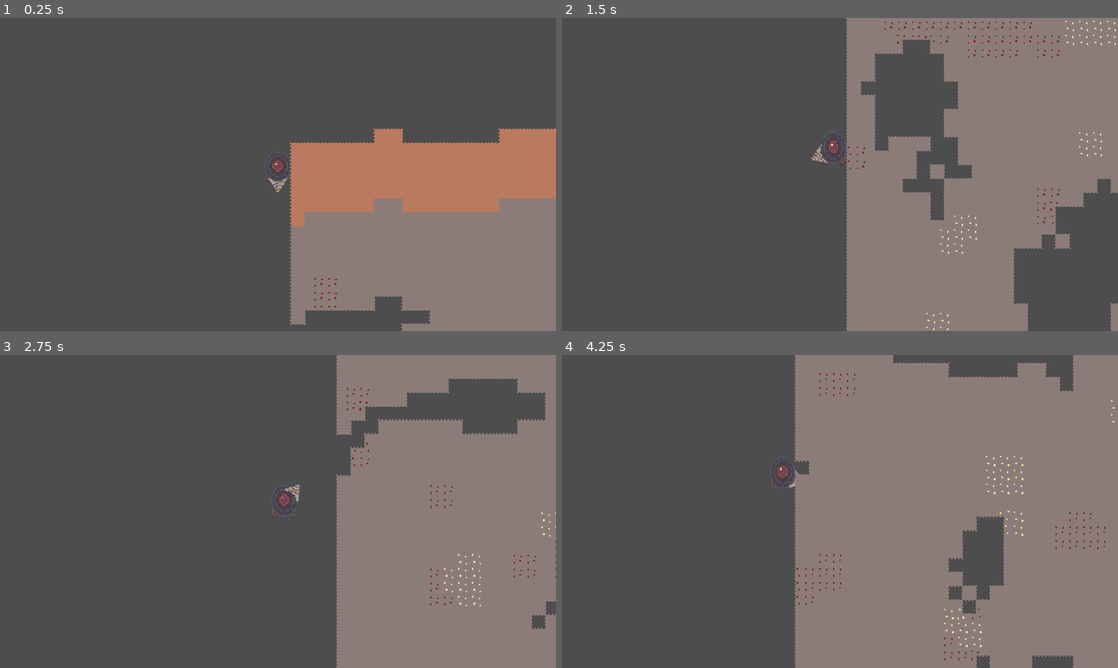
Above: before the commit, frames 1-4 (two rows, left to right).
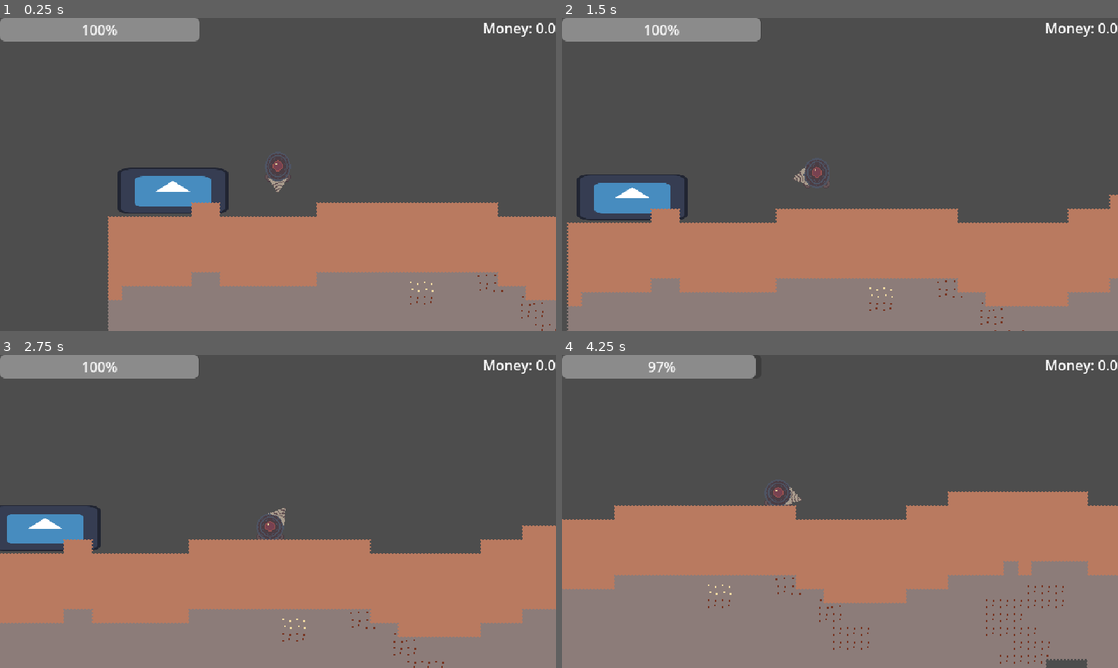
Above: after the commit, the same moments.

Repository: ahcinNejc/gwj-99
Game: Godot game, scene res://testing/world.tscn
The game is run twice, just before and just after one commit, with the same random seed, the same clock (stepped at 60 frames per second) and the same inputs. Before the commit the project starts from res://scenes/world.tscn. The engine's default icon, where the game draws it, is replaced by a stand-in: a white triangle on a blue panel in a dark square.
Inputs (mouse positions are in pixels of both pictures, inside the frame that each line leads up to):
- Up to frame 1 (0.25 s): no input
- Up to frame 2 (1.5 s): move the mouse to (962, 158) at 0.52 s; hold Right mouse button (Charge) 0.53-1.28 s; hold D (move_right) from 0.53 s (still down); tap Space (jump) at 0.77 s; move the mouse to (728, 190) at 1.27 s; click (728, 190) at 1.35 s
- Up to frame 3 (2.75 s): tap Space (jump) at 1.52 s; move the mouse to (333, 442) at 2.02 s; release D (move_right) at 2.03 s; hold A (move_left) from 2.03 s (still down); tap E (interact) at 2.1 s
- Up to frame 4 (4.25 s): move the mouse to (812, 574) at 2.77 s; release A (move_left) at 2.78 s; hold D (move_right) from 2.78 s (still down); right-click (812, 574) at 2.85 s; tap Space (jump) at 3.02, 3.77 s; move the mouse to (1006, 558) at 3.52 s; press the mouse at (1006, 558) at 3.53 s

The runs differ from the first frame. In frame 1, 39% of the frame differs, in the area x 0-100%, y 0-100%; in frame 2, 61%; in frame 3, 58%; in frame 4, 66%.

Commit message:
feat: HOLY MASSIVE PROJECT STRUCTURE OVERHAUL

Diff:
--- a/diging-game/Testing/TestLevel.tscn
+++ /dev/null
@@ -1,61 +0,0 @@
-[gd_scene format=3 uid="uid://cnfq1olgxprpv"]
-
-[ext_resource type="PackedScene" uid="uid://cb3oadbagsbvh" path="res://Scenes/player.tscn" id="1_wre0b"]
-[ext_resource type="Script" uid="uid://tvhquhkwjrsp" path="res://scripts/UI/energy_bar.gd" id="2_upd6l"]
-[ext_resource type="Script" uid="uid://dy13pe5ursemt" path="res://scripts/UI/ores_container.gd" id="3_rth07"]
-[ext_resource type="PackedScene" uid="uid://bip5srg2q6vbp" path="res://scenes/UI/OreInventoryIcon.tscn" id="4_rth07"]
-[ext_resource type="PackedScene" uid="uid://d0pq1hswftwuv" path="res://scenes/shop.tscn" id="5_gmwrx"]
-[ext_resource type="Script" uid="uid://c0thfc58ykevm" path="res://testing/money_label.gd" id="5_mvknn"]
-
-[sub_resource type="RectangleShape2D" id="RectangleShape2D_5r1x3"]
-size = Vector2(948, 282)
-
-[node name="TestLevel" type="Node2D" unique_id=1243193336]
-
-[node name="Shop" parent="." unique_id=1212234807 instance=ExtResource("5_gmwrx")]
-position = Vector2(-31, 199)
-
-[node name="Player" parent="." unique_id=1680850489 instance=ExtResource("1_wre0b")]
-position = Vector2(115, 165)
-
-[node name="StaticBody2D" type="StaticBody2D" parent="." unique_id=115250200]
-
-[node name="CollisionShape2D" type="CollisionShape2D" parent="StaticBody2D" unique_id=2038831169]
-position = Vector2(162, 375)
-shape = SubResource("RectangleShape2D_5r1x3")
-
-[node name="UI" type="CanvasLayer" parent="." unique_id=527021041]
-
-[node name="ProgressBar" type="ProgressBar" parent="UI" unique_id=24381859 node_paths=PackedStringArray("player")]
-offset_right = 230.0
-offset_bottom = 27.0
-script = ExtResource("2_upd6l")
-player = NodePath("../../Player")
-
-[node name="OresContainer" type="HBoxContainer" parent="UI" unique_id=1225154939]
-anchors_preset = 12
-anchor_top = 1.0
-anchor_right = 1.0
-anchor_bottom = 1.0
-grow_horizontal = 2
-grow_vertical = 0
-alignment = 1
-script = ExtResource("3_rth07")
-
-[node name="OreInventoryIcon" parent="UI/OresContainer" unique_id=89853600 instance=ExtResource("4_rth07")]
-visible = false
-layout_mode = 2
-
-[node name="OreInventoryIcon2" parent="UI/OresContainer" unique_id=1905810481 instance=ExtResource("4_rth07")]
-visible = false
-layout_mode = 2
-
-[node name="MoneyLabel" type="Label" parent="UI" unique_id=1046363460]
-anchors_preset = 1
-anchor_left = 1.0
-anchor_right = 1.0
-offset_left = -71.0
-offset_bottom = 23.0
-grow_horizontal = 0
-text = "Money: 0"
-script = ExtResource("5_mvknn")
--- a/diging-game/Testing/TestLevelWithBlock.tscn
+++ /dev/null
@@ -1,59 +0,0 @@
-[gd_scene format=3 uid="uid://c8ds0a2lrht57"]
-
-[ext_resource type="PackedScene" uid="uid://d0pq1hswftwuv" path="res://scenes/shop.tscn" id="1_j0r27"]
-[ext_resource type="Script" uid="uid://duorsni36t3oh" path="res://testing/test_level_with_block.gd" id="1_jeumc"]
-[ext_resource type="PackedScene" uid="uid://cb3oadbagsbvh" path="res://Scenes/player.tscn" id="2_txhx8"]
-[ext_resource type="Script" uid="uid://tvhquhkwjrsp" path="res://scripts/UI/energy_bar.gd" id="3_u0rmp"]
-[ext_resource type="Script" uid="uid://dy13pe5ursemt" path="res://scripts/UI/ores_container.gd" id="4_efxom"]
-[ext_resource type="PackedScene" uid="uid://bip5srg2q6vbp" path="res://scenes/UI/OreInventoryIcon.tscn" id="5_3cjsn"]
-[ext_resource type="Script" uid="uid://c0thfc58ykevm" path="res://testing/money_label.gd" id="6_s7kyf"]
-[ext_resource type="PackedScene" uid="uid://cjlqxo6sa6unl" path="res://scenes/world_grid/world_grid.tscn" id="7_txhx8"]
-
-[node name="TestLevel" type="Node2D" unique_id=1243193336]
-script = ExtResource("1_jeumc")
-
-[node name="Shop" parent="." unique_id=1212234807 instance=ExtResource("1_j0r27")]
-position = Vector2(129, -53)
-
-[node name="Player" parent="." unique_id=1680850489 instance=ExtResource("2_txhx8")]
-position = Vector2(320, -179)
-
-[node name="Camera2D2" type="Camera2D" parent="Player" unique_id=56938559]
-
-[node name="UI" type="CanvasLayer" parent="." unique_id=527021041]
-
-[node name="ProgressBar" type="ProgressBar" parent="UI" unique_id=24381859 node_paths=PackedStringArray("player")]
-offset_right = 230.0
-offset_bottom = 27.0
-script = ExtResource("3_u0rmp")
-player = NodePath("../../Player")
-
-[node name="OresContainer" type="HBoxContainer" parent="UI" unique_id=1225154939]
-anchors_preset = 12
-anchor_top = 1.0
-anchor_right = 1.0
-anchor_bottom = 1.0
-grow_horizontal = 2
-grow_vertical = 0
-alignment = 1
-script = ExtResource("4_efxom")
-
-[node name="OreInventoryIcon" parent="UI/OresContainer" unique_id=89853600 instance=ExtResource("5_3cjsn")]
-visible = false
-layout_mode = 2
-
-[node name="OreInventoryIcon2" parent="UI/OresContainer" unique_id=1905810481 instance=ExtResource("5_3cjsn")]
-visible = false
-layout_mode = 2
-
-[node name="MoneyLabel" type="Label" parent="UI" unique_id=1046363460]
-anchors_preset = 1
-anchor_left = 1.0
-anchor_right = 1.0
-offset_left = -71.0
-offset_bottom = 23.0
-grow_horizontal = 0
-text = "Money: 0"
-script = ExtResource("6_s7kyf")
-
-[node name="WorldGrid" parent="." unique_id=1165291489 groups=["Blocks"] instance=ExtResource("7_txhx8")]
--- /dev/null
+++ b/diging-game/scenes/UI/ui.tscn
@@ -0,0 +1,44 @@
+[gd_scene format=3 uid="uid://b3dkc7lk0x7ne"]
+
+[ext_resource type="Script" uid="uid://tvhquhkwjrsp" path="res://scripts/UI/energy_bar.gd" id="1_2246s"]
+[ext_resource type="Script" uid="uid://bwxl5av6v00wa" path="res://scripts/UI/ui.gd" id="1_q7pk6"]
+[ext_resource type="Script" uid="uid://dy13pe5ursemt" path="res://scripts/UI/ores_container.gd" id="2_q7pk6"]
+[ext_resource type="PackedScene" uid="uid://bip5srg2q6vbp" path="res://scenes/shop_inventory_UI/OreInventoryIcon.tscn" id="3_m78vo"]
+[ext_resource type="Script" uid="uid://c0thfc58ykevm" path="res://scripts/UI/money_label.gd" id="4_smcll"]
+
+[node name="UI" type="CanvasLayer" unique_id=1882404124]
+script = ExtResource("1_q7pk6")
+
+[node name="EnergyBar" type="ProgressBar" parent="." unique_id=1571655774]
+unique_name_in_owner = true
+offset_right = 230.0
+offset_bottom = 27.0
+script = ExtResource("1_2246s")
+
+[node name="OresContainer" type="HBoxContainer" parent="." unique_id=560417504]
+anchors_preset = 12
+anchor_top = 1.0
+anchor_right = 1.0
+anchor_bottom = 1.0
+grow_horizontal = 2
+grow_vertical = 0
+alignment = 1
+script = ExtResource("2_q7pk6")
+
+[node name="OreInventoryIcon" parent="OresContainer" unique_id=89853600 instance=ExtResource("3_m78vo")]
+visible = false
+layout_mode = 2
+
+[node name="OreInventoryIcon2" parent="OresContainer" unique_id=1722005230 instance=ExtResource("3_m78vo")]
+visible = false
+layout_mode = 2
+
+[node name="MoneyLabel" type="Label" parent="." unique_id=1457975982]
+anchors_preset = 1
+anchor_left = 1.0
+anchor_right = 1.0
+offset_left = -71.0
+offset_bottom = 23.0
+grow_horizontal = 0
+text = "Money: 0"
+script = ExtResource("4_smcll")
--- a/diging-game/Scripts/player.gd
+++ b/diging-game/scenes/player/player.gd
@@ -62,7 +62,7 @@
 ## How fast the stretch eases in and out as your vertical speed changes
 @export var stretch_smooth_speed: float = 18.0
 ## 0 = height changes only, 0.5 = roughly keeps the sprite's "volume" (wider when squashed)
-@export_range(0.0, 1.0) var width_compensation: float = 0.3
+@export_range(0.0, 1.0) var width_compensation: float = 0.5
 
 
 ## TODO: remove test stuff
@@ -114,7 +114,7 @@
 		# Also covers releasing the button, opening the shop, dying
 		stop_drilling()
 
-	update_squash_stretch(delta)
+	_update_squash_stretch(delta)
 
 
 func _physics_process(delta: float) -> void:
@@ -219,7 +219,31 @@
 	stretch_current = 0.0 # drop the fall stretch so the squash reads immediately
 
 
-func update_squash_stretch(delta: float) -> void:
+# Public API
+
+func take_damage(amount: float) -> void:
+	if is_dead:
+		return
+	current_health -= amount
+
+
+
+## Call this for knockback, explosions, etc. e.g. apply_knockback(Vector2(200, -150))
+func apply_knockback(impulse: Vector2) -> void:
+	external_velocity += impulse
+
+
+func on_shop_opened() -> void:
+	in_shop = true
+
+
+func on_shop_closed() -> void:
+	in_shop = false
+
+
+# Private Methods
+
+func _update_squash_stretch(delta: float) -> void:
 	if not sprite:
 		return
 	if not squash_stretch_enabled:
@@ -243,22 +267,3 @@
 	# Scale around the feet, not the sprite's center, so it doesn't float or sink into the ground
 	var bottom := sprite.get_rect().end.y * sprite_base_scale.y
 	sprite.position.y = sprite_base_position.y + bottom * (1.0 - scale_y)
-
-
-func take_damage(amount: float) -> void:
-	if is_dead:
-		return
-	current_health -= amount
-
-
-## Call this for knockback, explosions, etc. e.g. apply_knockback(Vector2(200, -150))
-func apply_knockback(impulse: Vector2) -> void:
-	external_velocity += impulse
-
-
-func on_shop_opened() -> void:
-	in_shop = true
-
-
-func on_shop_closed() -> void:
-	in_shop = false
--- a/diging-game/Scenes/player.tscn
+++ b/diging-game/scenes/player/player.tscn
@@ -1,10 +1,10 @@
 [gd_scene format=3 uid="uid://cb3oadbagsbvh"]
 
-[ext_resource type="Script" uid="uid://cuh61ss5udhwd" path="res://Scripts/player.gd" id="1_cvnsp"]
+[ext_resource type="Script" uid="uid://cuh61ss5udhwd" path="res://scenes/player/player.gd" id="1_cvnsp"]
 [ext_resource type="Texture2D" uid="uid://bcfcib3ulsw7s" path="res://assets/player/player.png" id="2_dqkch"]
-[ext_resource type="Script" uid="uid://c38dcru4f0dnp" path="res://Scripts/drill.gd" id="3_6t5aa"]
+[ext_resource type="Script" uid="uid://c38dcru4f0dnp" path="res://scenes/player/drill.gd" id="3_6t5aa"]
 [ext_resource type="Texture2D" uid="uid://85mlk3e68kf5" path="res://assets/player/drill.png" id="4_dqkch"]
-[ext_resource type="Script" uid="uid://d1ppp58nlflfl" path="res://Scenes/camera_2d.gd" id="5_fkybt"]
+[ext_resource type="Script" uid="uid://d1ppp58nlflfl" path="res://scenes/player/camera_2d.gd" id="5_fkybt"]
 
 [sub_resource type="CapsuleShape2D" id="CapsuleShape2D_ndpnn"]
 radius = 15.0
--- a/diging-game/scenes/shop.tscn
+++ b/diging-game/scenes/shop.tscn
@@ -2,7 +2,7 @@
 
 [ext_resource type="Script" uid="uid://hwp1uepkrq6o" path="res://scripts/shop.gd" id="1_xfvoa"]
 [ext_resource type="Texture2D" uid="uid://j47uyrg407p3" path="res://icon.svg" id="2_1l46r"]
-[ext_resource type="PackedScene" uid="uid://fn4x7swkwy0y" path="res://scenes/UI/ShopUI.tscn" id="3_1l46r"]
+[ext_resource type="PackedScene" uid="uid://fn4x7swkwy0y" path="res://scenes/shop_inventory_UI/ShopUI.tscn" id="3_1l46r"]
 
 [sub_resource type="RectangleShape2D" id="RectangleShape2D_ndpnn"]
 size = Vector2(130, 52)
--- a/diging-game/scenes/world.tscn
+++ /dev/null
@@ -1,14 +0,0 @@
-[gd_scene format=3 uid="uid://vt487ua5to1j"]
-
-[ext_resource type="Script" uid="uid://cw6jttmnkrd3e" path="res://scenes/world.gd" id="1_4wyf3"]
-[ext_resource type="PackedScene" uid="uid://cb3oadbagsbvh" path="res://Scenes/player.tscn" id="2_k0juu"]
-[ext_resource type="PackedScene" uid="uid://cjlqxo6sa6unl" path="res://scenes/world_grid/world_grid.tscn" id="3_71j4m"]
-
-[node name="World" type="Node2D" unique_id=919789753]
-script = ExtResource("1_4wyf3")
-
-[node name="Player" parent="." unique_id=1680850489 instance=ExtResource("2_k0juu")]
-unique_name_in_owner = true
-
-[node name="WorldGrid" parent="." unique_id=1165291489 instance=ExtResource("3_71j4m")]
-unique_name_in_owner = true
--- a/diging-game/scripts/UI/energy_bar.gd
+++ b/diging-game/scripts/UI/energy_bar.gd
@@ -1,15 +1,16 @@
+class_name EnergyBar
 extends ProgressBar
 
 @export var player: Player
 
-# Called when the node enters the scene tree for the first time.
-func _ready() -> void:
+# Pass in player and set up the bar
+func set_up_bar(p: Player) -> void:
+	player = p
 	max_value = player.max_energy
 	value = player.energy
 	EventBus.player_energy_changed.connect(update_bar)
 
 
-
 func update_bar(current_energy: float) -> void:
 	value = player.energy
 	max_value = player.max_energy
--- a/diging-game/testing/test_level_with_block.gd
+++ b/diging-game/scripts/UI/ui.gd
@@ -1,9 +1,11 @@
-extends Node2D
+class_name UserInterfaceLayer
+extends CanvasLayer
 
+@onready var energy_bar: EnergyBar = %EnergyBar
 
 # Called when the node enters the scene tree for the first time.
 func _ready() -> void:
-	AudioManager.play_music("silly")
+	pass # Replace with function body.
 
 
 # Called every frame. 'delta' is the elapsed time since the previous frame.
--- a/diging-game/scenes/world.gd
+++ b/diging-game/testing/world.gd
@@ -5,8 +5,12 @@
 @onready var player: Player = %Player
 @onready var drill: Drill = player.drill
 @onready var world_grid: WorldGrid = %WorldGrid
+@onready var UI_layer: UserInterfaceLayer = %UI
 
 func _ready() -> void:
+	# Assign player too progress bar
+	UI_layer.energy_bar.set_up_bar(player)
+
 	drill.world_grid = world_grid
 
 	# generate world
--- /dev/null
+++ b/diging-game/testing/world.tscn
@@ -0,0 +1,23 @@
+[gd_scene format=3 uid="uid://vt487ua5to1j"]
+
+[ext_resource type="Script" uid="uid://cw6jttmnkrd3e" path="res://testing/world.gd" id="1_6jdkp"]
+[ext_resource type="PackedScene" uid="uid://cb3oadbagsbvh" path="res://scenes/player/player.tscn" id="2_2wjc2"]
+[ext_resource type="PackedScene" uid="uid://d0pq1hswftwuv" path="res://scenes/shop.tscn" id="3_iptrd"]
+[ext_resource type="PackedScene" uid="uid://cjlqxo6sa6unl" path="res://scenes/world_grid/world_grid.tscn" id="4_5o66b"]
+[ext_resource type="PackedScene" uid="uid://b3dkc7lk0x7ne" path="res://scenes/UI/ui.tscn" id="5_e07vp"]
+
+[node name="World" type="Node2D" unique_id=919789753]
+script = ExtResource("1_6jdkp")
+
+[node name="Player" parent="." unique_id=1680850489 instance=ExtResource("2_2wjc2")]
+unique_name_in_owner = true
+position = Vector2(195, -85)
+
+[node name="Shop" parent="." unique_id=1212234807 instance=ExtResource("3_iptrd")]
+position = Vector2(74, -30)
+
+[node name="WorldGrid" parent="." unique_id=1165291489 instance=ExtResource("4_5o66b")]
+unique_name_in_owner = true
+
+[node name="UI" parent="." unique_id=1882404124 instance=ExtResource("5_e07vp")]
+unique_name_in_owner = true
Renamed: diging-game/Autoloads/EventBus.gd -> diging-game/autoloads/EventBus.gd
Renamed: diging-game/Autoloads/EventBus.gd.uid -> diging-game/autoloads/EventBus.gd.uid
Renamed: diging-game/Autoloads/GameState.gd -> diging-game/autoloads/GameState.gd
Renamed: diging-game/Autoloads/GameState.gd.uid -> diging-game/autoloads/GameState.gd.uid
Renamed: diging-game/Scenes/camera_2d.gd -> diging-game/scenes/player/camera_2d.gd
Renamed: diging-game/Scenes/camera_2d.gd.uid -> diging-game/scenes/player/camera_2d.gd.uid
Renamed: diging-game/Scripts/drill.gd -> diging-game/scenes/player/drill.gd
Renamed: diging-game/Scripts/drill.gd.uid -> diging-game/scenes/player/drill.gd.uid
Renamed: diging-game/Scripts/player.gd.uid -> diging-game/scenes/player/player.gd.uid
Renamed: diging-game/scenes/UI/OreInventoryIcon.tscn -> diging-game/scenes/shop_inventory_UI/OreInventoryIcon.tscn
Renamed: diging-game/scenes/UI/ShopUI.tscn -> diging-game/scenes/shop_inventory_UI/ShopUI.tscn
Renamed: diging-game/testing/money_label.gd -> diging-game/scripts/UI/money_label.gd
(and 5 more such lines)
